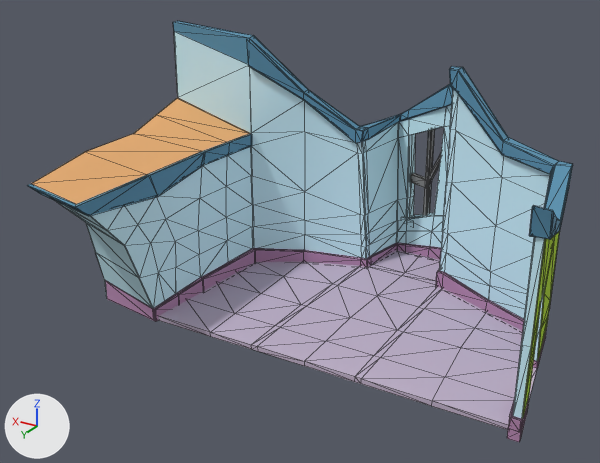
The FBX model Assets/Art/Environment/Child_Room.fbx: old version first, new version second.
One viewpoint serves both versions: a 50 mm camera at (-14.1, 25.9, 11.0) aimed at (0.8, 1.1, -1.4). The axes (+X, +Y, +Z) are drawn at lower left. The lights are the same throughout. Mesh edges are drawn as thin lines. Where no turn or scale is listed for an object, it has been applied to the vertices. Vertices at the same position are counted once.

The older version as bpy lines, for what is in view:
```python
me_mesh = bpy.data.meshes.new('Mesh')
me_mesh.from_pydata(...)  # 901 vertices, 1468 faces; spans x -9.2..9.2, y -8.2..8.2, z -5.8..5.2
# faces by material slot: [430, 93, 419, 388, 20, 74, 44]
me_mesh.materials.append(mat_material__11)  # cyan #caf0fb
me_mesh.materials.append(mat_material__12)  # light grey #c0b0c8
me_mesh.materials.append(mat_material__13)  # blue #5890ad
me_mesh.materials.append(mat_material__14)  # pink #b385ad
me_mesh.materials.append(mat_material__15)  # orange #e5ab6e
me_mesh.materials.append(mat_material__16)  # grey #7f7f7f
me_mesh.materials.append(mat_material__19)  # green #abd500
ob_child_room = bpy.data.objects.new('Child_Room', me_mesh)
ob_child_room.location = (0.0, 0.0, 0.0)
```
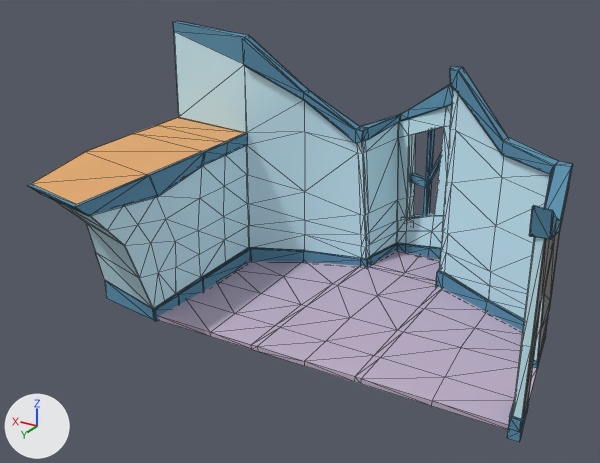
What differs and where, as boxes (x1, y1, x2, y2) in the pictures (600 x 463 px; the box of a moved part takes in the faces that stretch with it):
'Child_Room', reshaped, recoloured
    both: (27, 21, 573, 442)
part 1 of me_mesh, moved or reshaped
    before: (174, 32, 251, 133)
    after: (174, 32, 246, 133)
part 2 of me_mesh, moved or reshaped
    before: (134, 98, 250, 142)
    after: (134, 117, 244, 142)
part 3 of me_mesh, moved or reshaped
    both: (173, 21, 309, 291)
part 4 of me_mesh, recoloured
    both: (105, 243, 547, 442)
part 5 of me_mesh, recoloured (grey to blue)
    both: (410, 129, 441, 216)
part 6 of me_mesh, recoloured (green to grey)
    both: (522, 231, 560, 419)

What changed in the scene script:
```text
Change me_mesh:
    where me_mesh.from_pydata(...)  # 901 vertices, 1468 faces; spans x -9.2..9.2, y -8.2..8.2, z -5.8..5.2
    used by ob_child_room; location = (0.0, 0.0, 0.0)
    me_mesh part 1: all 4 vertices in x 9.2, y -2.4, z 1.9 are moved by (0.0, 0.0, -0.9)
    me_mesh part 2: all 3 vertices in x 9.2, y -2.8..-0.9, z 1.4 are moved by (0.0, 0.0, -0.5)
    me_mesh part 3: all 46 vertices in x 4.7..4.9, y -2.1..-1.5, z -4.8..5.1 are moved by (0.2, 0.0, 0.0)
    me_mesh part 4: all 388 faces that had it switch from mat_material__14 (pink #b385ad) to mat_material__13 (blue #5890ad)
    me_mesh part 5: 72 of the faces centred in x -2.0..-0.1, y -7.3..-6.6, z -3.2..0.8 switch from mat_material__16 (grey #7f7f7f) to mat_material__13 (blue #5890ad)
    me_mesh part 6: all 44 faces that had it switch from mat_material__19 (green #abd500) to mat_material__16 (grey #7f7f7f)
```
